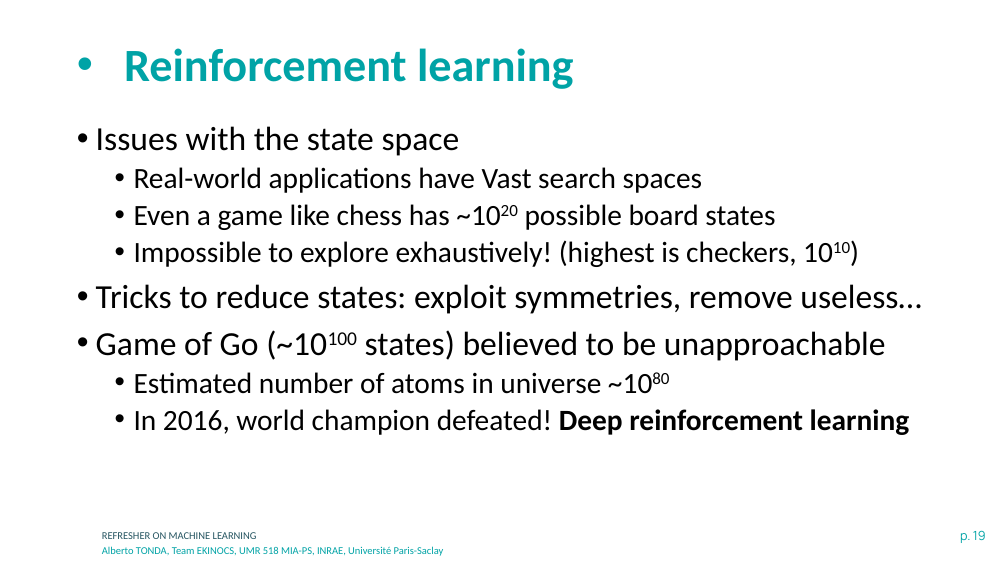
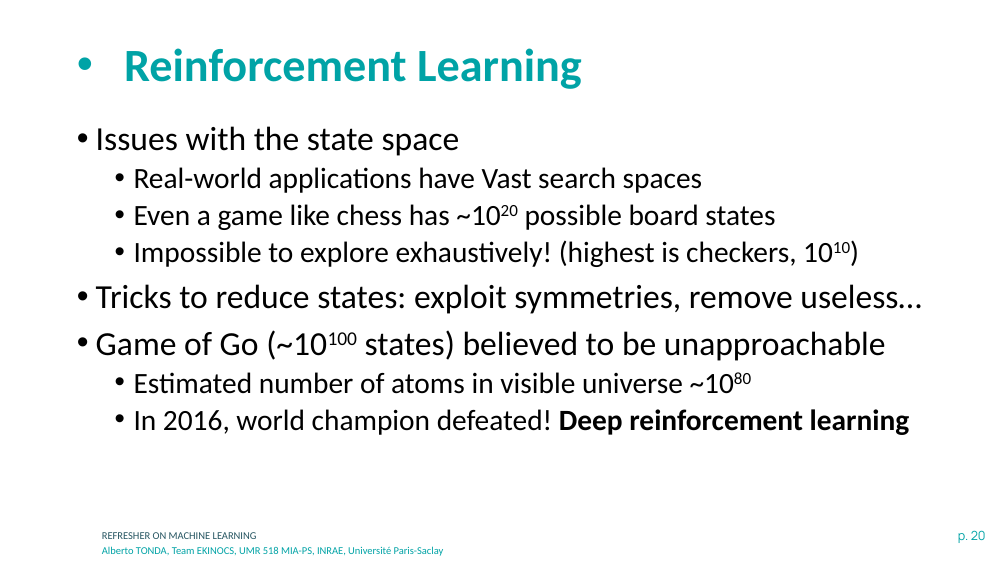
Before and after one commit to albertotonda/teaching, a slide deck: slide 20 of deep-learning-in-practice-with-pytorch/0-machine-learning.pptx (slide 19 before the commit). Drawn at 1008x567 pixels with LibreOffice and Linux fonts; fonts in the diff are those of the drawing; background and template pictures are left out. Boxes give left, top, right and bottom in pixels: in the first picture for what was removed or moved away, otherwise in the second. Text is boxed around its words. In the diff, an @@ line names an element or a change of style, - is before the commit and + after.

```diff
--- a/deep-learning-in-practice-with-pytorch/0-machine-learning.pptx
+++ b/deep-learning-in-practice-with-pytorch/0-machine-learning.pptx
@@ title at [124, 48, 582, 89]: text changed @@
-• Reinforcement learning
+• Reinforcement Learning
@@ text at [134, 372, 683, 394]: text changed @@
-  • Estimated number of atoms in universe ~1080
+  • Estimated number of atoms in visible universe ~1080
@@ page number at [958, 530, 986, 543]: text changed @@
-p. 19
+p. 20
```
Also in this commit, not shown: 22 other slides changed, 19 slides added, 1 slide removed, 10 other files.
